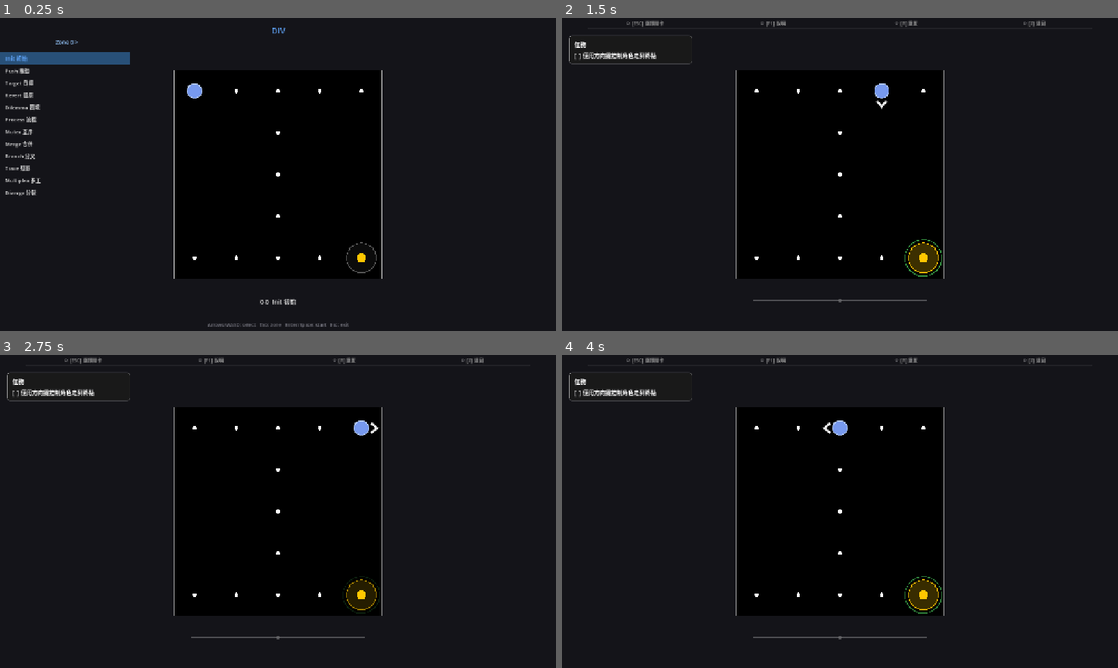
Above: before the commit, frames 1-4 (two rows, left to right).
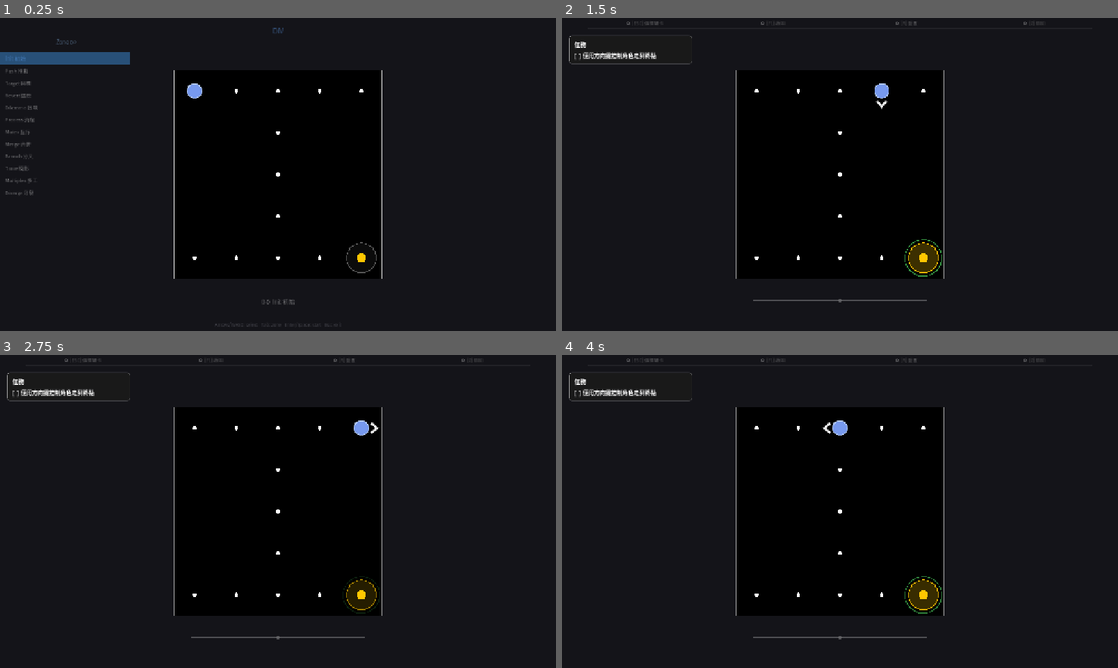
Above: after the commit, the same moments.

Repository: Periodev/DIV
Game: Godot game, scene res://scenes/main.tscn
Same seed, same stepped clock (60 frames per second), same inputs: the game is played once before the commit and once after it.
Inputs:
- Up to frame 1 (0.25 s): no input
- Up to frame 2 (1.5 s): tap Enter at 0.5 s; hold D 0.53-1.28 s; tap R at 0.6 s; tap Space at 0.77 s; hold S from 1.28 s (still down); tap Z at 1.35 s
- Up to frame 3 (2.75 s): tap Space at 1.52, 2 s; release S at 2.03 s; hold D from 2.03 s (still down); tap Enter at 2.1 s
- Up to frame 4 (4 s): tap Enter at 2.75 s; release D at 2.78 s; hold W 2.78-3.53 s; tap Keypad Enter at 2.85 s; tap Space at 3.02, 3.5, 3.77 s; hold A from 3.53 s (still down); tap C at 3.6 s

The runs differ from the first frame. In frame 1, 0.9% of the frame differs, in the area x 1-63%, y 3-99%; in frame 2, 0.2%; in frame 3, 0.2%; in frame 4, 0.2%.

Commit message:
Add Noto Sans TC subset font (179KB) for web/cross-platform Chinese support
Subset to 405 chars actually used in game (from 12MB full font).
GameData._ready() sets ThemeDB.fallback_font at startup.

Co-Authored-By: Claude Sonnet 4.6 <noreply@anthropic.com>

Diff:
--- a/godot/scripts/GameData.gd
+++ b/godot/scripts/GameData.gd
@@ -10,6 +10,9 @@
 
 
 func _ready() -> void:
+	var font := load("res://fonts/NotoSansTC_subset.ttf")
+	if font is Font:
+		ThemeDB.fallback_font = font
 	load_progress()
 
 
Binary file added: godot/fonts/NotoSansTC_subset.ttf
